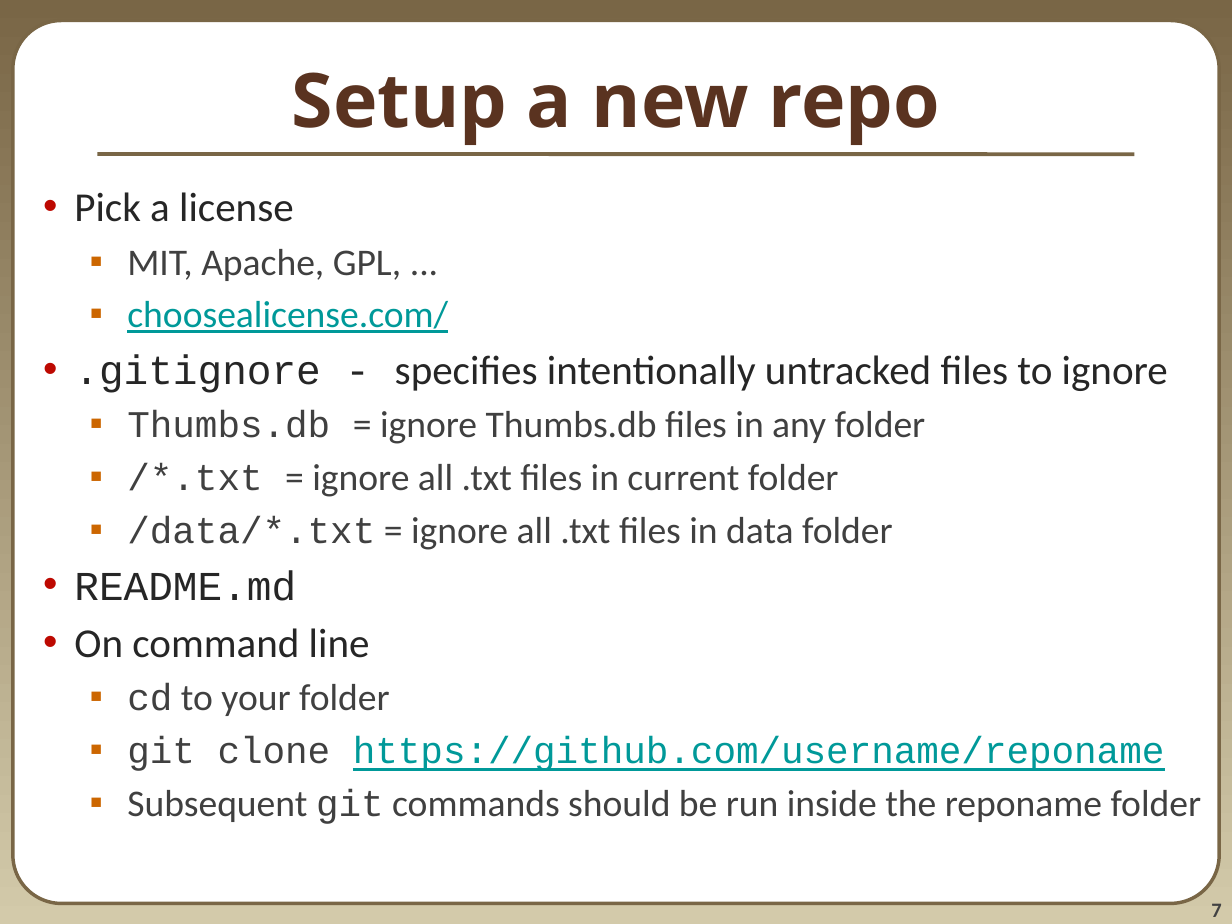
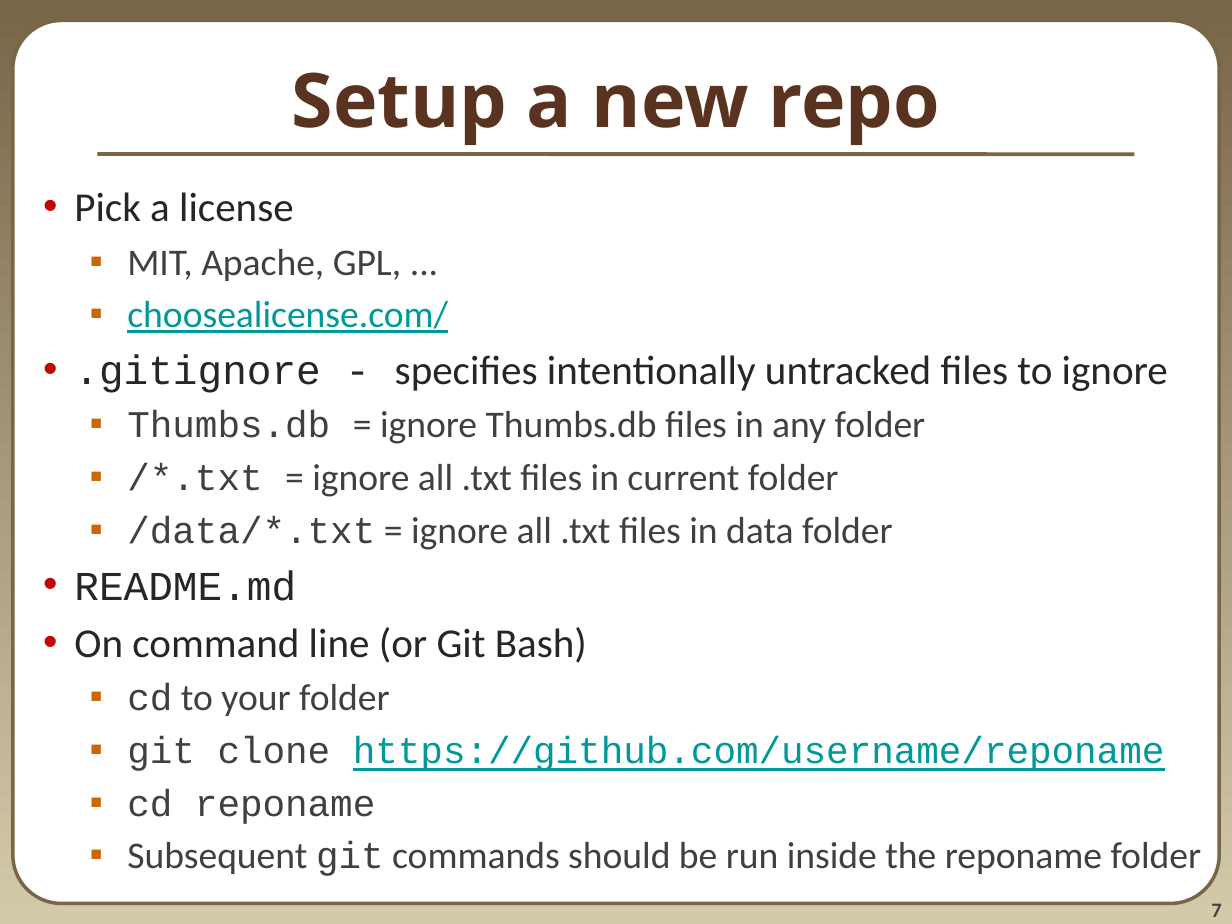
Before and after one commit to lahoffm/github_help, a slide deck: slide 7 of Github introduction Lukas.pptx. Drawn at 1232x924 pixels with LibreOffice and Linux fonts; fonts in the diff are those of the drawing. Boxes give left, top, right and bottom in pixels: in the first picture for what was removed or moved away, otherwise in the second. Text is boxed around its words. In the diff, an @@ line names an element or a change of style, - is before the commit and + after.

```diff
--- a/Github introduction Lukas.pptx
+++ b/Github introduction Lukas.pptx
@@ text at [74, 627, 587, 663]: text changed @@
-• On command line
+• On command line (or Git Bash)
@@ text at [127, 789, 375, 824]: paragraph added @@
+  ▪ cd reponame
```
Also in this commit, not shown: 11 other slides changed, 5 slides added, 2 slides removed, 2 other files.
